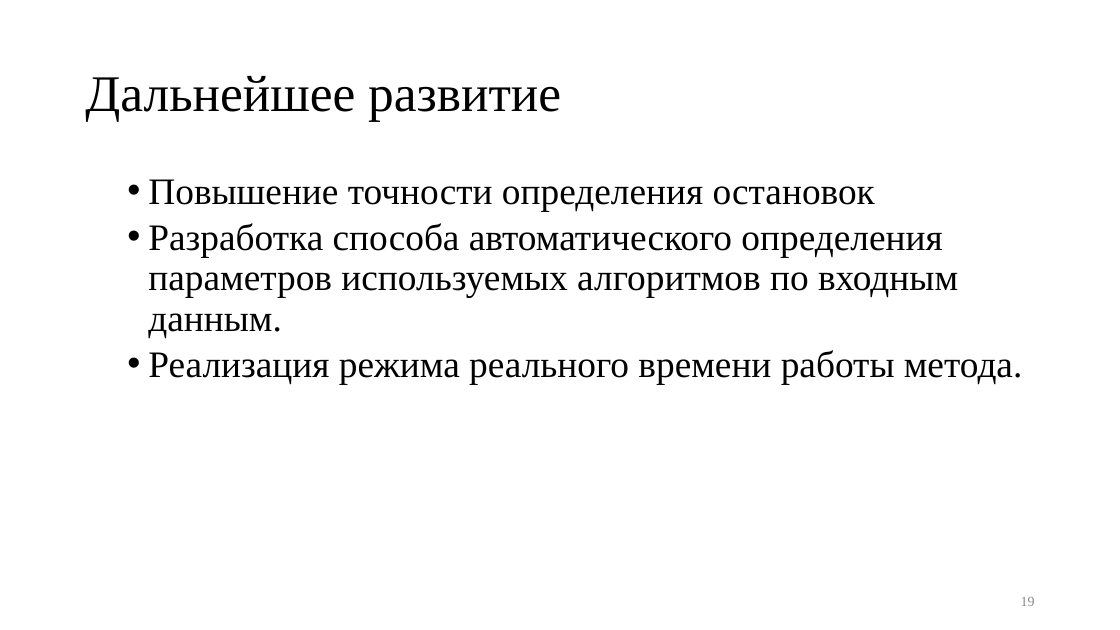
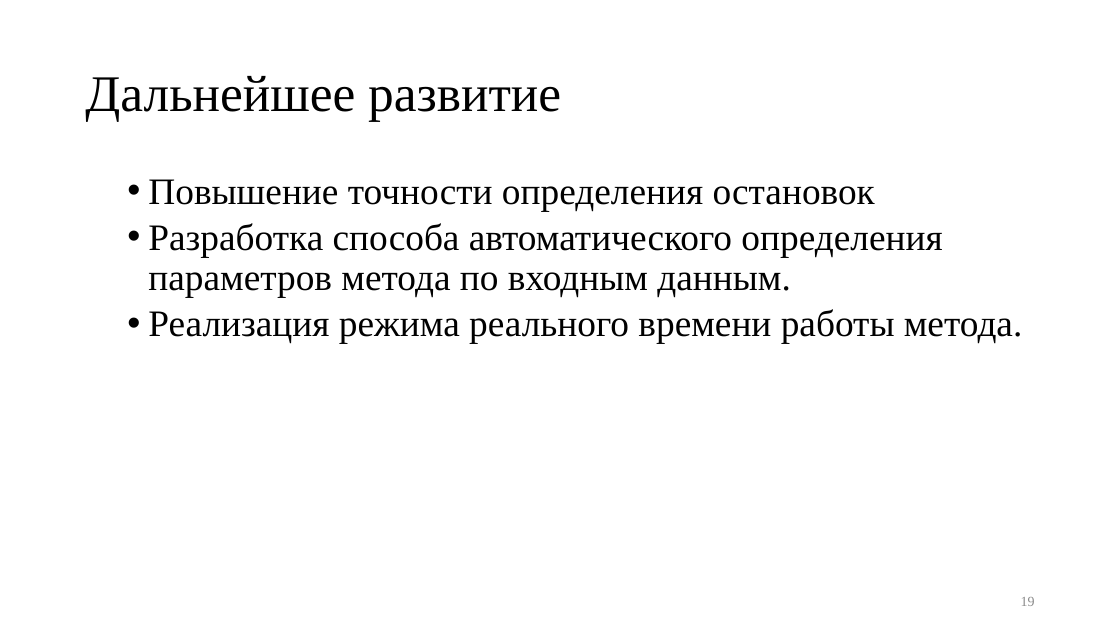
Before and after one commit to kaedvann/TrackFilter, a slide deck: slide 19 of docs/thesis/thesis.pptx. Drawn at 1120x630 pixels with LibreOffice and Linux fonts; fonts in the diff are those of the drawing. Boxes give left, top, right and bottom in pixels: in the first picture for what was removed or moved away, otherwise in the second. Text is boxed around its words. In the diff, an @@ line names an element or a change of style, - is before the commit and + after.

```diff
--- a/docs/thesis/thesis.pptx
+++ b/docs/thesis/thesis.pptx
@@ text at box(148, 223, 942, 297): text changed @@
-  • Разработка способа автоматического определения параметров используемых алгоритмов по входным данным.
+  • Разработка способа автоматического определения параметров метода по входным данным.
```
Also in this commit, not shown: 1 other slide changed, 2 other files.
